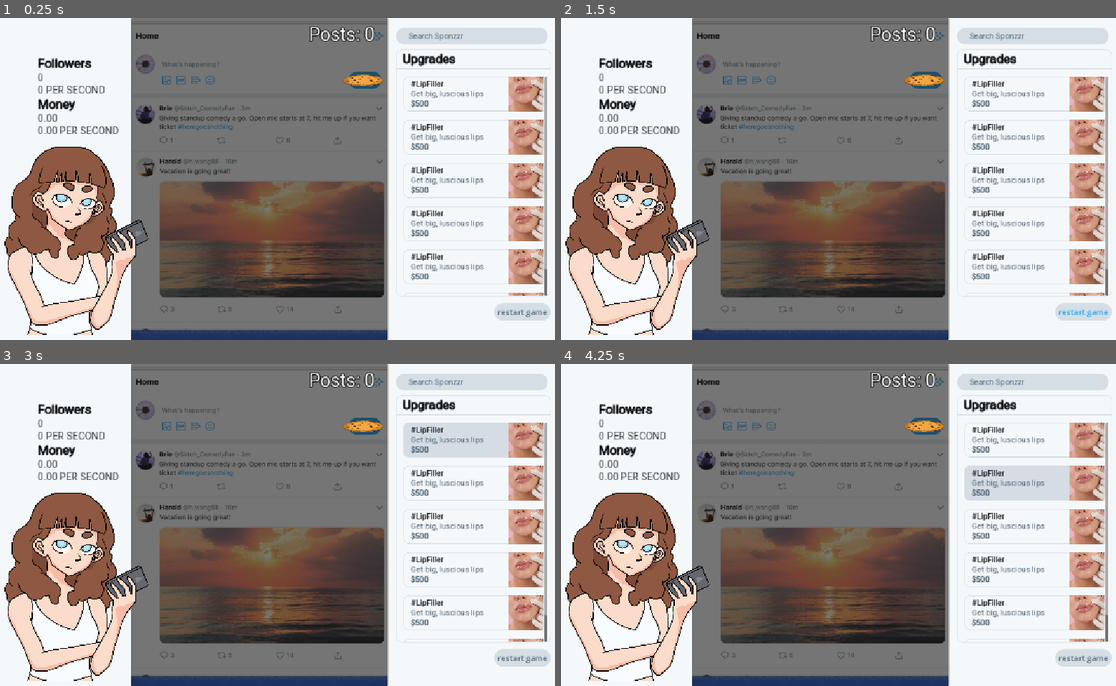
Above: before the commit, frames 1-4 (two rows, left to right).
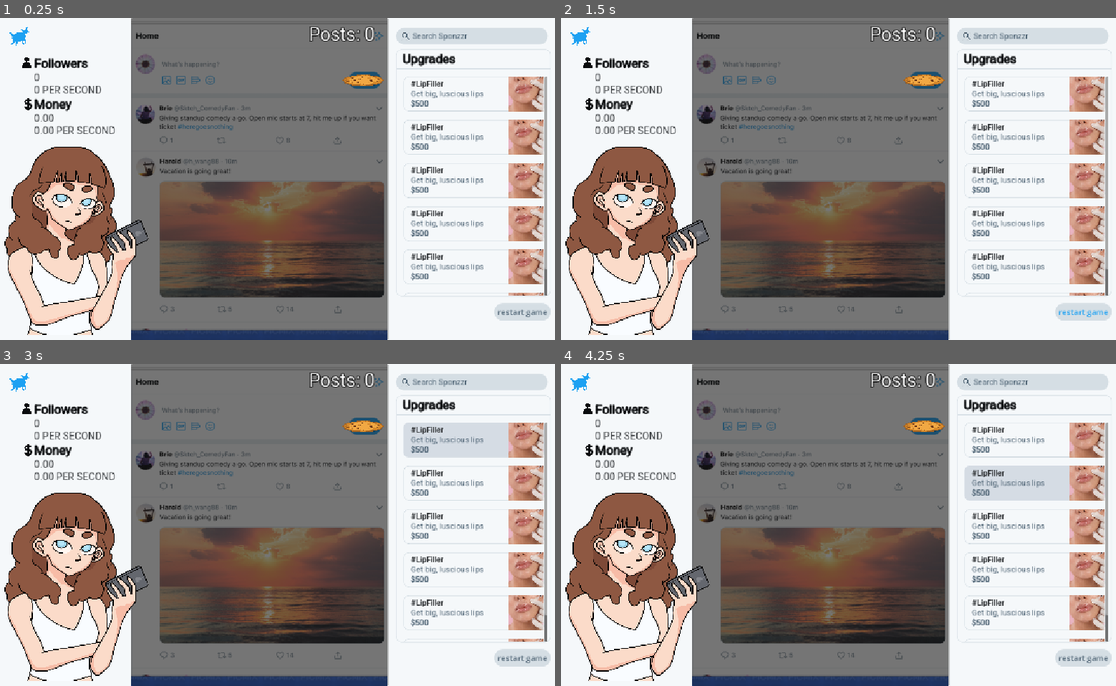
Above: after the commit, the same moments.

Repository: pluto13x/sponzorusa-simulator
Game: Godot game, scene res://scenes/game.tscn
Same seed, same stepped clock (60 frames per second), same inputs: the game is played once before the commit and once after it.
Inputs (mouse positions are in pixels of both pictures, inside the frame that each line leads up to):
- Up to frame 1 (0.25 s): no input
- Up to frame 2 (1.5 s): click "restart game" at 0.5 s; click "restart game" at 1.25 s
- Up to frame 3 (3 s): click "restart game" at 2 s; click (471, 441) at 2.75 s
- Up to frame 4 (4.25 s): click (1032, 483) at 3.5 s

The runs differ from the first frame. In frame 1, 1.2% of the frame differs, in the area x 1-85%, y 2-36%; in frame 2, 1.2%; in frame 3, 1.2%; in frame 4, 1.2%.

Commit message:
added decorative icons

Diff:
--- a/scenes/game.tscn
+++ b/scenes/game.tscn
@@ -6,9 +6,13 @@
 [ext_resource type="Script" uid="uid://bdnampsdc2ngg" path="res://scripts/stats.gd" id="4_0tnpc"]
 [ext_resource type="PackedScene" uid="uid://cyhhvmvjjpvxw" path="res://scenes/upgrade_button.tscn" id="4_gee14"]
 [ext_resource type="StyleBox" uid="uid://bfiw1lc2liaon" path="res://styles/search.tres" id="4_vtaks"]
-[ext_resource type="Texture2D" uid="uid://bqm2gipwmx0gg" path="res://assets/img/cookie.png" id="5_vtaks"]
+[ext_resource type="Texture2D" uid="uid://bnyc8ati8y4sl" path="res://assets/icons/search.png" id="5_kvpfn"]
+[ext_resource type="Texture2D" uid="uid://bqm2gipwmx0gg" path="res://assets/icons/cookie.png" id="5_vtaks"]
 [ext_resource type="PackedScene" uid="uid://dqm8lpmabpugh" path="res://scenes/sponzorusa.tscn" id="6_kvpfn"]
 [ext_resource type="Script" uid="uid://b5y1pcppps2cc" path="res://scenes/posts.gd" id="6_u5sy4"]
+[ext_resource type="Texture2D" uid="uid://crmqycuneuprx" path="res://assets/icons/followers.png" id="8_kvpfn"]
+[ext_resource type="Texture2D" uid="uid://crpqhrp4vxu8s" path="res://assets/icons/logo.png" id="10_kvuet"]
+[ext_resource type="Texture2D" uid="uid://dp8epejgage0e" path="res://assets/icons/money.png" id="12_dinhu"]
 
 [sub_resource type="StyleBoxFlat" id="StyleBoxFlat_eow3j"]
 bg_color = Color(0.9607843, 0.972549, 0.98039216, 1)
@@ -29,6 +33,84 @@
 border_width_right = 1
 border_width_bottom = 1
 border_color = Color(0.8352941, 0.87058824, 0.89411765, 1)
+corner_radius_bottom_right = 10
+corner_radius_bottom_left = 10
+
+[sub_resource type="StyleBoxFlat" id="StyleBoxFlat_dinhu"]
+resource_local_to_scene = true
+bg_color = Color(0.9607843, 0.972549, 0.98039216, 1)
+border_width_left = 1
+border_width_top = 1
+border_width_right = 1
+border_width_bottom = 1
+border_color = Color(0.8352941, 0.87058824, 0.89411765, 1)
+corner_radius_top_left = 10
+corner_radius_top_right = 10
+corner_radius_bottom_right = 10
+corner_radius_bottom_left = 10
+
+[sub_resource type="StyleBoxFlat" id="StyleBoxFlat_kvuet"]
+resource_local_to_scene = true
+bg_color = Color(0.9607843, 0.972549, 0.98039216, 1)
+border_width_left = 1
+border_width_top = 1
+border_width_right = 1
+border_width_bottom = 1
+border_color = Color(0.8352941, 0.87058824, 0.89411765, 1)
+corner_radius_top_left = 10
+corner_radius_top_right = 10
+corner_radius_bottom_right = 10
+corner_radius_bottom_left = 10
+
+[sub_resource type="StyleBoxFlat" id="StyleBoxFlat_trtic"]
+resource_local_to_scene = true
+bg_color = Color(0.9607843, 0.972549, 0.98039216, 1)
+border_width_left = 1
+border_width_top = 1
+border_width_right = 1
+border_width_bottom = 1
+border_color = Color(0.8352941, 0.87058824, 0.89411765, 1)
+corner_radius_top_left = 10
+corner_radius_top_right = 10
+corner_radius_bottom_right = 10
+corner_radius_bottom_left = 10
+
+[sub_resource type="StyleBoxFlat" id="StyleBoxFlat_ir15t"]
+resource_local_to_scene = true
+bg_color = Color(0.9607843, 0.972549, 0.98039216, 1)
+border_width_left = 1
+border_width_top = 1
+border_width_right = 1
+border_width_bottom = 1
+border_color = Color(0.8352941, 0.87058824, 0.89411765, 1)
+corner_radius_top_left = 10
+corner_radius_top_right = 10
+corner_radius_bottom_right = 10
+corner_radius_bottom_left = 10
+
+[sub_resource type="StyleBoxFlat" id="StyleBoxFlat_ca42v"]
+resource_local_to_scene = true
+bg_color = Color(0.9607843, 0.972549, 0.98039216, 1)
+border_width_left = 1
+border_width_top = 1
+border_width_right = 1
+border_width_bottom = 1
+border_color = Color(0.8352941, 0.87058824, 0.89411765, 1)
+corner_radius_top_left = 10
+corner_radius_top_right = 10
+corner_radius_bottom_right = 10
+corner_radius_bottom_left = 10
+
+[sub_resource type="StyleBoxFlat" id="StyleBoxFlat_rysoc"]
+resource_local_to_scene = true
+bg_color = Color(0.9607843, 0.972549, 0.98039216, 1)
+border_width_left = 1
+border_width_top = 1
+border_width_right = 1
+border_width_bottom = 1
+border_color = Color(0.8352941, 0.87058824, 0.89411765, 1)
+corner_radius_top_left = 10
+corner_radius_top_right = 10
 corner_radius_bottom_right = 10
 corner_radius_bottom_left = 10
 
@@ -71,8 +153,13 @@
 theme_override_colors/font_color = Color(0.30980393, 0.39215687, 0.45882353, 1)
 theme_override_fonts/font = ExtResource("3_gee14")
 theme_override_styles/normal = ExtResource("4_vtaks")
-text = "      Search Sponzzr"
-vertical_alignment = 1
+text = "        Search Sponzzr"
+vertical_alignment = 1
+
+[node name="Search" type="Sprite2D" parent="RightPanel" unique_id=195931943]
+position = Vector2(34.99999, 37)
+scale = Vector2(0.05156253, 0.05156253)
+texture = ExtResource("5_kvpfn")
 
 [node name="Upgrades" type="Label" parent="RightPanel" unique_id=1680081516]
 layout_mode = 1
@@ -118,21 +205,33 @@
 
 [node name="UpgradeButton" parent="RightPanel/Panel/MarginContainer/ScrollContainer/UpgradeButtons" unique_id=1393777787 instance=ExtResource("4_gee14")]
 layout_mode = 2
+theme_override_styles/normal = SubResource("StyleBoxFlat_dinhu")
+theme_override_styles/pressed = SubResource("StyleBoxFlat_dinhu")
 
 [node name="UpgradeButton2" parent="RightPanel/Panel/MarginContainer/ScrollContainer/UpgradeButtons" unique_id=371594509 instance=ExtResource("4_gee14")]
 layout_mode = 2
+theme_override_styles/normal = SubResource("StyleBoxFlat_kvuet")
+theme_override_styles/pressed = SubResource("StyleBoxFlat_kvuet")
 
 [node name="UpgradeButton3" parent="RightPanel/Panel/MarginContainer/ScrollContainer/UpgradeButtons" unique_id=2031301634 instance=ExtResource("4_gee14")]
 layout_mode = 2
+theme_override_styles/normal = SubResource("StyleBoxFlat_trtic")
+theme_override_styles/pressed = SubResource("StyleBoxFlat_trtic")
 
 [node name="UpgradeButton4" parent="RightPanel/Panel/MarginContainer/ScrollContainer/UpgradeButtons" unique_id=1840947658 instance=ExtResource("4_gee14")]
 layout_mode = 2
+theme_override_styles/normal = SubResource("StyleBoxFlat_ir15t")
+theme_override_styles/pressed = SubResource("StyleBoxFlat_ir15t")
 
 [node name="UpgradeButton5" parent="RightPanel/Panel/MarginContainer/ScrollContainer/UpgradeButtons" unique_id=1926630113 instance=ExtResource("4_gee14")]
 layout_mode = 2
+theme_override_styles/normal = SubResource("StyleBoxFlat_ca42v")
+theme_override_styles/pressed = SubResource("StyleBoxFlat_ca42v")
 
 [node name="UpgradeButton6" parent="RightPanel/Panel/MarginContainer/ScrollContainer/UpgradeButtons" unique_id=1370551518 instance=ExtResource("4_gee14")]
 layout_mode = 2
+theme_override_styles/normal = SubResource("StyleBoxFlat_rysoc")
+theme_override_styles/pressed = SubResource("StyleBoxFlat_rysoc")
 
 [node name="LeftPanel" type="Panel" parent="." unique_id=907673007]
 layout_mode = 1
@@ -149,9 +248,8 @@
 anchor_bottom = 1.0
 grow_horizontal = 2
 grow_vertical = 2
-theme_override_constants/margin_left = 91
+theme_override_constants/margin_left = 70
 theme_override_constants/margin_top = 76
-theme_override_constants/margin_right = 40
 theme_override_constants/margin_bottom = 40
 
 [node name="Stats" type="VBoxContainer" parent="LeftPanel/MarginContainer" unique_id=511652317]
@@ -225,6 +323,21 @@
 theme_override_font_sizes/font_size = 20
 text = "0 PER SECOND"
 vertical_alignment = 1
+
+[node name="Money" type="Sprite2D" parent="LeftPanel" unique_id=333623643]
+position = Vector2(58.000004, 174)
+scale = Vector2(0.04736328, 0.04736328)
+texture = ExtResource("12_dinhu")
+
+[node name="Followers" type="Sprite2D" parent="LeftPanel" unique_id=686737892]
+position = Vector2(55, 90)
+scale = Vector2(0.05625002, 0.05625002)
+texture = ExtResource("8_kvpfn")
+
+[node name="Logo" type="Sprite2D" parent="LeftPanel" unique_id=1051427085]
+position = Vector2(40, 40)
+scale = Vector2(0.024709329, 0.02470933)
+texture = ExtResource("10_kvuet")
 
 [node name="CenterPanel" type="Panel" parent="." unique_id=412655587]
 layout_mode = 0
Renamed: assets/img/cookie.png -> assets/icons/cookie.png
Not shown, added: assets/icons/cookie.png.import
Binary file added: assets/icons/followers.png
Not shown, added: assets/icons/followers.png.import
Binary file added: assets/icons/logo.png
Not shown, added: assets/icons/logo.png.import
Binary file added: assets/icons/money.png
Not shown, added: assets/icons/money.png.import
Binary file added: assets/icons/search.png
Not shown, changed: assets/icons/search.png.import
